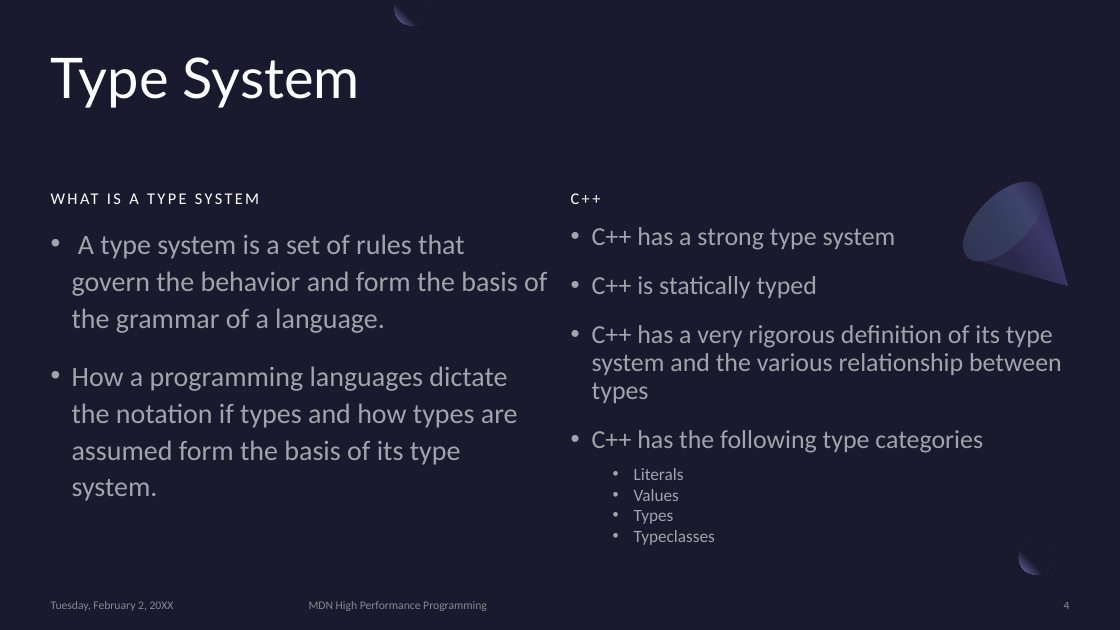
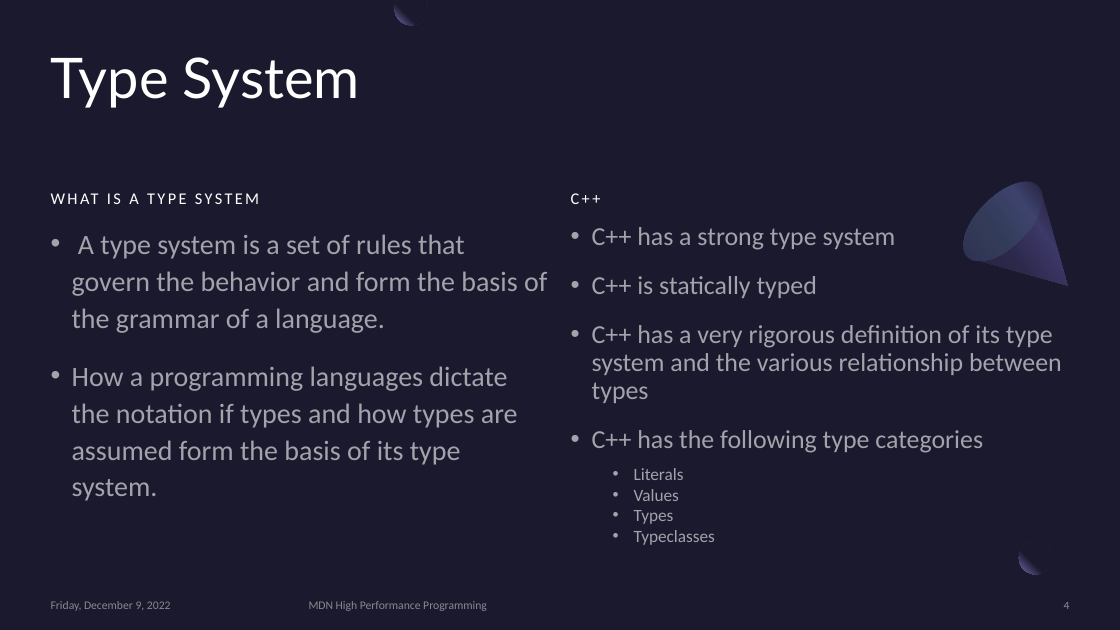
Before and after one commit to MonashDeepNeuron/HPP, a slide deck: slide 4 of content/part2/slides/hpp_part2.pptx. Drawn at 1120x630 pixels with LibreOffice and Linux fonts; fonts in the diff are those of the drawing. Boxes give left, top, right and bottom in pixels: in the first picture for what was removed or moved away, otherwise in the second. Text is boxed around its words. In the diff, an @@ line names an element or a change of style, - is before the commit and + after.

```diff
--- a/content/part2/slides/hpp_part2.pptx
+++ b/content/part2/slides/hpp_part2.pptx
@@ text at (51, 601, 171, 611): text changed @@
-Tuesday, February 2, 20XX
+Friday, December 9, 2022
```
Also in this commit, not shown: 63 other slides changed.
